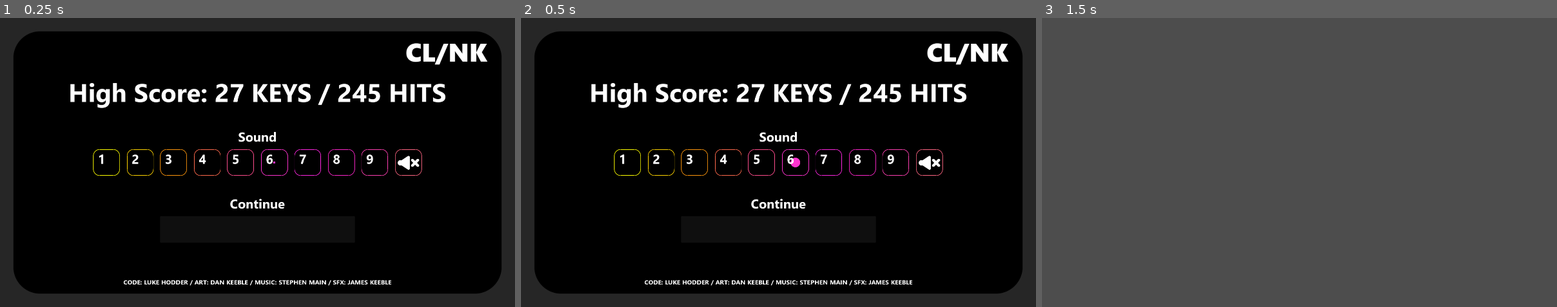
Above: before the commit, frames 1-3 (left to right).
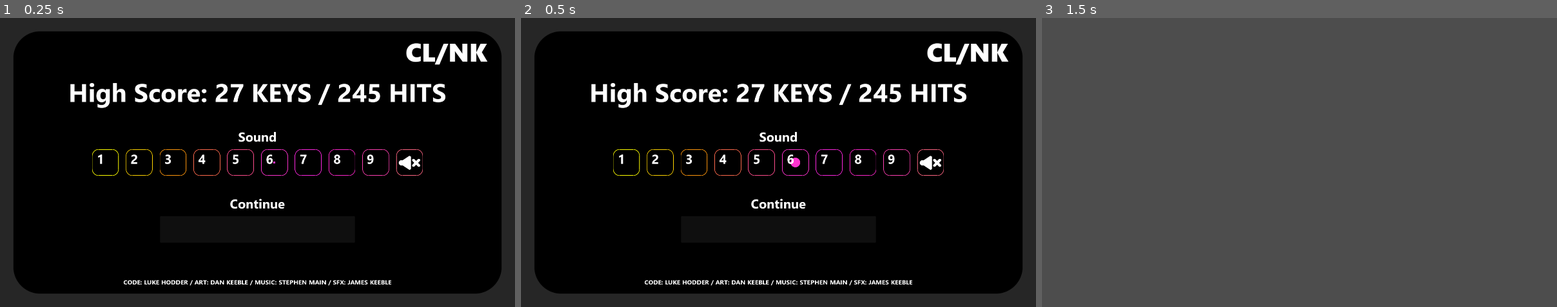
Above: after the commit, the same moments.

Repository: hedgemandan/2025-InfinityJam
Game: Godot game, scene res://Scenes/PopupMenu.tscn
Two runs of this game, one before a commit and one after it. Both use one fixed random seed, a clock stepped at 60 frames per second and the inputs below. This scene is started directly instead of the project's main scene.
Inputs (mouse positions are in pixels of both pictures, inside the frame that each line leads up to):
- Up to frame 1 (0.25 s): no input
- Up to frame 2 (0.5 s): no input
- Up to frame 3 (1.5 s): click (1299, 228) at 0.5 s; tap Enter at 1.25 s; tap 0 at 1.35 s

The runs differ from the first frame. In frame 1, 0.7% of the frame differs, in the area x 17-83%, y 45-55%; in frame 2, 0.7%; in frame 3, nothing differs.

Commit message:
Art and Notes adjustment
I have made some very small tweaks to the volume button arrangement in the main menu (might not be able to notice them but they are now centrally aligned and spaced pixel-perfect to the black background

also updated task list

Diff:
--- a/2_Project/RhythmQWERTY/Scenes/PopupMenu.tscn
+++ b/2_Project/RhythmQWERTY/Scenes/PopupMenu.tscn
@@ -36,19 +36,19 @@
 [node name="Button1" parent="Background" instance=ExtResource("3_v67u6")]
 modulate = Color(1, 1, 0, 1)
 self_modulate = Color(1, 1, 0, 1)
-position = Vector2(397, 540)
+position = Vector2(393, 540)
 
 [node name="Button2" parent="Background" instance=ExtResource("3_v67u6")]
 modulate = Color(1, 0.831373, 0, 1)
-position = Vector2(523, 540)
+position = Vector2(519, 540)
 
 [node name="Button3" parent="Background" instance=ExtResource("3_v67u6")]
 modulate = Color(1, 0.592157, 0.0509804, 1)
-position = Vector2(647, 540)
+position = Vector2(645, 540)
 
 [node name="Button4" parent="Background" instance=ExtResource("3_v67u6")]
 modulate = Color(1, 0.415686, 0.301961, 1)
-position = Vector2(773, 540)
+position = Vector2(771, 540)
 
 [node name="Button5" parent="Background" instance=ExtResource("3_v67u6")]
 modulate = Color(1, 0.301961, 0.552941, 1)
@@ -60,25 +60,25 @@
 
 [node name="Button7" parent="Background" instance=ExtResource("3_v67u6")]
 modulate = Color(1, 0.152941, 0.882353, 1)
-position = Vector2(1147, 540)
+position = Vector2(1149, 540)
 
 [node name="Button8" parent="Background" instance=ExtResource("3_v67u6")]
 modulate = Color(1, 0.152941, 0.8, 1)
-position = Vector2(1273, 540)
+position = Vector2(1275, 540)
 
 [node name="Button9" parent="Background" instance=ExtResource("3_v67u6")]
 modulate = Color(1, 0.25098, 0.698039, 1)
-position = Vector2(1397, 540)
+position = Vector2(1401, 540)
 
 [node name="Button0" parent="Background" instance=ExtResource("3_v67u6")]
 modulate = Color(1, 0.4, 0.513726, 1)
-position = Vector2(1523, 540)
+position = Vector2(1527, 540)
 
 [node name="Label" type="Label" parent="Background"]
 layout_mode = 0
-offset_left = 365.0
-offset_top = 493.0
-offset_right = 405.0
+offset_left = 361.0
+offset_top = 493.0
+offset_right = 401.0
 offset_bottom = 558.0
 theme_override_fonts/font = ExtResource("4_1i0dd")
 theme_override_font_sizes/font_size = 48
@@ -86,9 +86,9 @@
 
 [node name="Label2" type="Label" parent="Background"]
 layout_mode = 0
-offset_left = 491.0
-offset_top = 493.0
-offset_right = 531.0
+offset_left = 487.0
+offset_top = 493.0
+offset_right = 527.0
 offset_bottom = 558.0
 theme_override_fonts/font = ExtResource("4_1i0dd")
 theme_override_font_sizes/font_size = 48
@@ -96,9 +96,9 @@
 
 [node name="Label3" type="Label" parent="Background"]
 layout_mode = 0
-offset_left = 615.0
-offset_top = 493.0
-offset_right = 655.0
+offset_left = 613.0
+offset_top = 493.0
+offset_right = 653.0
 offset_bottom = 558.0
 theme_override_fonts/font = ExtResource("4_1i0dd")
 theme_override_font_sizes/font_size = 48
@@ -106,9 +106,9 @@
 
 [node name="Label4" type="Label" parent="Background"]
 layout_mode = 0
-offset_left = 741.0
-offset_top = 493.0
-offset_right = 781.0
+offset_left = 739.0
+offset_top = 493.0
+offset_right = 779.0
 offset_bottom = 558.0
 theme_override_fonts/font = ExtResource("4_1i0dd")
 theme_override_font_sizes/font_size = 48
@@ -136,9 +136,9 @@
 
 [node name="Label7" type="Label" parent="Background"]
 layout_mode = 0
-offset_left = 1115.0
-offset_top = 493.0
-offset_right = 1155.0
+offset_left = 1117.0
+offset_top = 493.0
+offset_right = 1157.0
 offset_bottom = 558.0
 theme_override_fonts/font = ExtResource("4_1i0dd")
 theme_override_font_sizes/font_size = 48
@@ -146,9 +146,9 @@
 
 [node name="Label8" type="Label" parent="Background"]
 layout_mode = 0
-offset_left = 1241.0
-offset_top = 493.0
-offset_right = 1281.0
+offset_left = 1243.0
+offset_top = 493.0
+offset_right = 1283.0
 offset_bottom = 558.0
 theme_override_fonts/font = ExtResource("4_1i0dd")
 theme_override_font_sizes/font_size = 48
@@ -156,9 +156,9 @@
 
 [node name="Label9" type="Label" parent="Background"]
 layout_mode = 0
-offset_left = 1365.0
-offset_top = 493.0
-offset_right = 1405.0
+offset_left = 1367.0
+offset_top = 493.0
+offset_right = 1407.0
 offset_bottom = 558.0
 theme_override_fonts/font = ExtResource("4_1i0dd")
 theme_override_font_sizes/font_size = 48
@@ -166,9 +166,9 @@
 
 [node name="MuteIcon" type="TextureRect" parent="Background"]
 layout_mode = 0
-offset_left = 1483.0
+offset_left = 1487.0
 offset_top = 515.0
-offset_right = 1563.0
+offset_right = 1567.0
 offset_bottom = 567.0
 texture = ExtResource("5_1i0dd")
 
Not shown, removed: 1_Planning/ClinkNotes.txt
Not shown, added: 1_Planning/Names.txt
Not shown, added: 1_Planning/Tasks.txt
